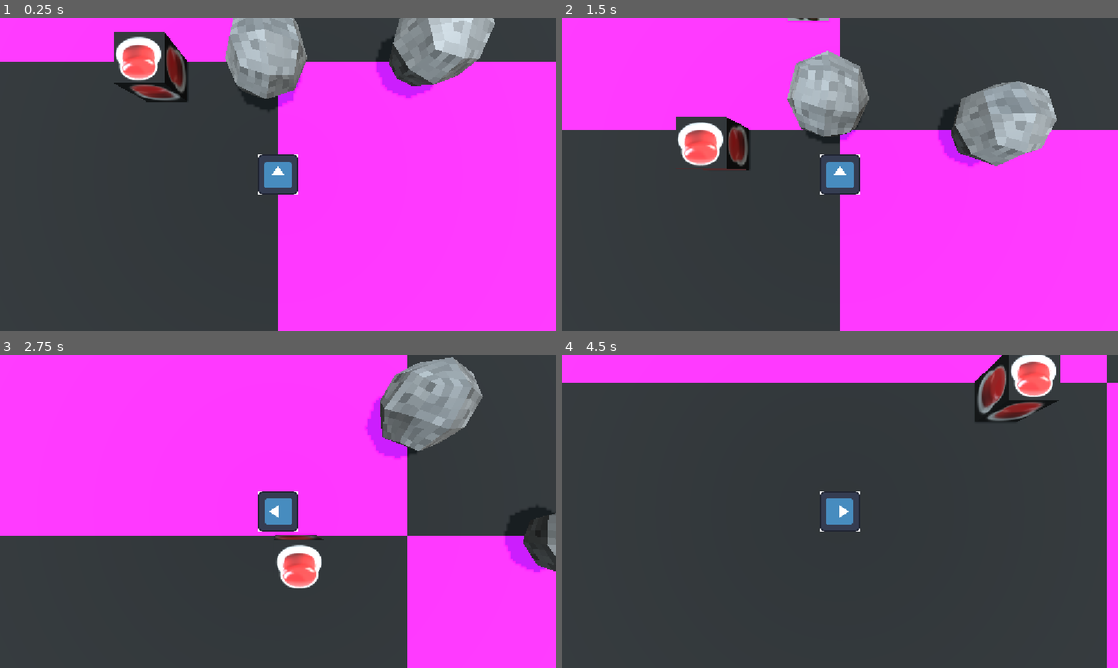
Above: before the commit, frames 1-4 (two rows, left to right).
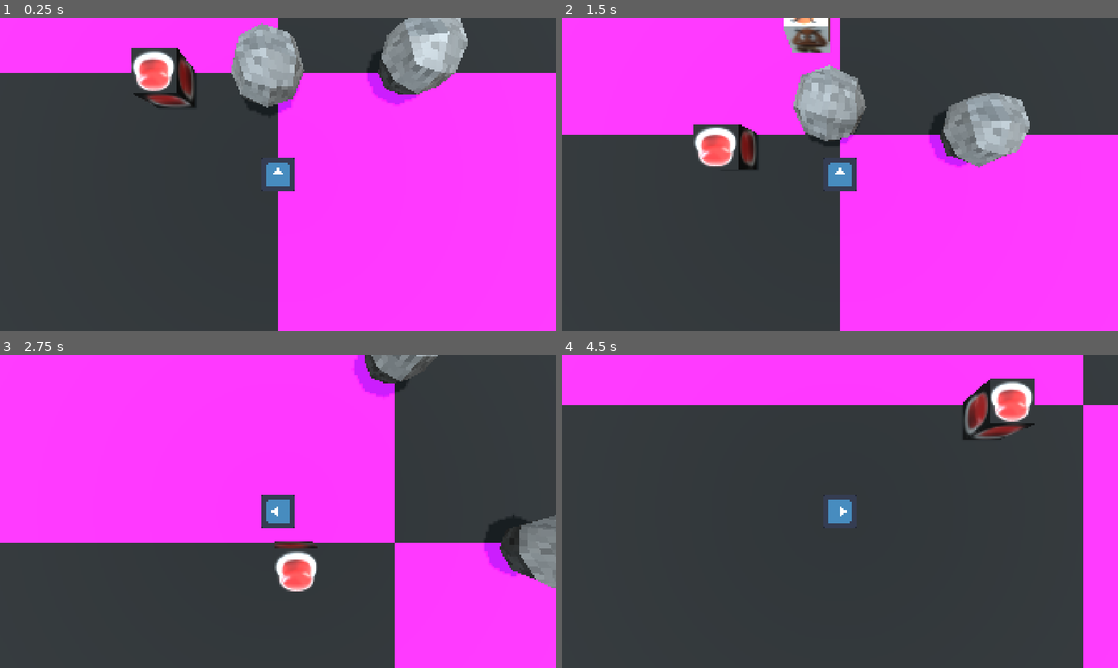
Above: after the commit, the same moments.

Repository: GammaRayTea/project-3-primordial-mass
Game: Godot game, scene res://main.tscn
The game is run twice, just before and just after one commit, with the same random seed, the same clock (stepped at 60 frames per second) and the same inputs. The engine's default icon, where the game draws it, is replaced by a stand-in: a white triangle on a blue panel in a dark square.
Inputs:
- Up to frame 1 (0.25 s): no input
- Up to frame 2 (1.5 s): tap Enter at 0.5 s; hold W (move_up) from 0.53 s (still down); tap E (interact) at 0.6, 1.35 s
- Up to frame 3 (2.75 s): release W (move_up) at 2.03 s; hold A (move_left) from 2.03 s (still down); tap E (interact) at 2.1 s
- Up to frame 4 (4.5 s): tap E (interact) at 2.85, 3.6, 4.35 s; release A (move_left) at 3.53 s; hold S (move_down) 3.53-4.28 s; hold D (move_right) from 4.28 s (still down)

The runs differ from the first frame. In frame 1, 10% of the frame differs, in the area x 0-100%, y 0-57%; in frame 2, 9.2%; in frame 3, 12%; in frame 4, 13%, in the area x 0-100%, y 0-100%.

Commit message:
removed events, started item pickup implementation

Diff:
--- a/game/behaviours/events/base_event.gd
+++ /dev/null
@@ -1,28 +0,0 @@
-@tool
-@abstract class_name Event extends Node
-signal finished
-
-func _get_configuration_warnings() -> PackedStringArray:
-	var warnings  = PackedStringArray()
-	if finished.get_connections().size() <0:
-		warnings.append("Event doesn't emit finished. Enemy will stall when starting it's execution")
-	var properties: = get_property_list()
-
-	for p in properties:
-		if p["class_name"] !="":
-			if get(p["name"]) == null:
-				warnings.append("Property %s has no value"%p["name"])
-
-	return warnings
-
-
-func _init():
-	notify_property_list_changed()
-
-func _validate_property(property):
-	if property.usage  & PROPERTY_USAGE_SCRIPT_VARIABLE:
-		update_configuration_warnings()
-
-
-
-@abstract func execute() -> void
--- a/game/behaviours/events/free.gd
+++ /dev/null
@@ -1,7 +0,0 @@
-@tool
-class_name FreeEvent extends Event
-
-@export var target:Node
-
-func execute() -> void:
-	target.queue_free()
--- a/game/enemies/enemy_base/base_enemy.gd
+++ b/game/enemies/enemy_base/base_enemy.gd
@@ -1,12 +1,12 @@
 @tool
 class_name Enemy extends CharacterBody3D
-
+##Enemy base class. Extend to define custom Events.
 @export_category("Attributes")
 @export var health:float = 100.0:
 	set(value):
 		health = value
 		if health <= 0.0:
-			die()
+			_die()
 
 @export_category("Components")
 @export var animation_tree:AnimationTree:
@@ -20,13 +20,10 @@
 		state_machine = value
 		update_configuration_warnings()
 
-@export_category("Events")
-@export var events_on_hurt: Array[Event] = []
-@export var events_on_hit: Array[Event] = []
-@export var events_on_death: Array[Event] = []
+
 
 signal enemy_died
-signal enemy_hit
+signal enemy_hurt
 
 
 func _get_configuration_warnings() -> PackedStringArray:
@@ -46,26 +43,17 @@
 		state_machine._update(_delta)
 
 
-func get_hit(damage:float):
-	health-=damage
-	execute_events(events_on_hurt)
-	enemy_hit.emit()
-	print("damage ", damage, " health ", health)
+##Called when the enemy gets hit
+func _get_hit(source:HitBox):
+	health-=source.damage
+	enemy_hurt.emit()
 
-func die() -> void:
-	await execute_events(events_on_death)
+##Called when the enemy dies
+func _die() -> void:
 	enemy_died.emit()
-	queue_free()
+
 
 
 func _on_hurt_box_area_entered(area: Area3D) -> void:
 	if area is HitBox and area.get_parent() != self:
-
-		get_hit(area.damage)
-
-
-func execute_events(events:Array[Event])->void:
-	for event in events:
-		if event is Event:
-			event.execute()
-			await event.finished
+		_get_hit(area)
--- a/game/enemies/enemy_base/base_enemy.tscn
+++ b/game/enemies/enemy_base/base_enemy.tscn
@@ -1,7 +1,7 @@
 [gd_scene format=3 uid="uid://bnqdgg1ropvye"]
 
 [ext_resource type="Script" uid="uid://dbjo18fpf8hus" path="res://game/enemies/enemy_base/base_enemy.gd" id="1_p4vjo"]
-[ext_resource type="Script" uid="uid://d10lffcbhtmrp" path="res://game/behaviours/state_machine/state_machine.gd" id="2_uxsc4"]
+[ext_resource type="Script" uid="uid://d10lffcbhtmrp" path="res://game/state_machine/state_machine.gd" id="2_uxsc4"]
 [ext_resource type="Script" uid="uid://b3nhgfvthi5qc" path="res://game/interaction_boxes/hit_box.gd" id="3_ypcvc"]
 [ext_resource type="Script" uid="uid://daou788t0evlx" path="res://game/interaction_boxes/hurt_box.gd" id="4_yixaj"]
 
@@ -25,8 +25,6 @@
 [node name="StateMachine" type="Node" parent="." unique_id=751087973]
 script = ExtResource("2_uxsc4")
 metadata/_custom_type_script = "uid://d10lffcbhtmrp"
-
-[node name="Events" type="Node" parent="." unique_id=1440544615]
 
 [node name="AnimationPlayer" type="AnimationPlayer" parent="." unique_id=67901383]
 root_node = NodePath("../AnimationTree")
--- /dev/null
+++ b/game/enemies/test_enemy/test_enemy.gd
@@ -0,0 +1,12 @@
+@tool
+extends Enemy
+
+
+#Called when the enemy gets hit. [code]super()[/code] subtracts health and emits [code]enemy_hurt[/code].
+func _get_hit(source:HitBox):
+	super(source)
+
+#Called when the enemy dies. [code]super()[/code] emits [code]enemy_died[/code].
+func _die() -> void:
+	super()
+	queue_free()
--- a/game/enemies/test_enemy/test_enemy.tscn
+++ b/game/enemies/test_enemy/test_enemy.tscn
@@ -1,10 +1,10 @@
 [gd_scene format=3 uid="uid://c0i63nfvpi543"]
 
 [ext_resource type="PackedScene" uid="uid://bnqdgg1ropvye" path="res://game/enemies/enemy_base/base_enemy.tscn" id="1_d0a55"]
-[ext_resource type="Script" uid="uid://bi8u06c53mn68" path="res://game/behaviours/state_machine/states/walk_forward.gd" id="2_sn51l"]
-[ext_resource type="Script" uid="uid://cv8ndqtg5slh6" path="res://game/behaviours/state_machine/states/wait.gd" id="3_7ldnf"]
+[ext_resource type="Script" uid="uid://bi8u06c53mn68" path="res://game/state_machine/states/walk_forward.gd" id="2_sn51l"]
+[ext_resource type="Script" uid="uid://b3xlgw8t463kt" path="res://game/enemies/test_enemy/test_enemy.gd" id="2_v0kwb"]
+[ext_resource type="Script" uid="uid://cv8ndqtg5slh6" path="res://game/state_machine/states/wait.gd" id="3_7ldnf"]
 [ext_resource type="Texture2D" uid="uid://cocr5d27l2mx3" path="res://assets/enemies/test_enemy/657-6574748_mario-goomba-clipart-mario-bros-2372846964.jpg" id="3_oqc07"]
-[ext_resource type="Script" uid="uid://cxmt2fl7nvfju" path="res://game/behaviours/events/free.gd" id="4_v0kwb"]
 
 [sub_resource type="BoxShape3D" id="BoxShape3D_7ldnf"]
 
@@ -16,34 +16,31 @@
 material = SubResource("StandardMaterial3D_kpvxy")
 
 [node name="TestEnemy" unique_id=2048773448 instance=ExtResource("1_d0a55")]
-health = 30.0
+script = ExtResource("2_v0kwb")
+health = 40.0
 
 [node name="WorldCollider" parent="." index="0" unique_id=1421813303]
 shape = SubResource("BoxShape3D_7ldnf")
 
 [node name="StateMachine" parent="." index="1" unique_id=751087973 node_paths=PackedStringArray("initial_state")]
-initial_state = NodePath("WalkForwardState")
+initial_state = NodePath("WaitState")
 
-[node name="WalkForwardState" type="Node" parent="StateMachine" index="0" unique_id=400175986 node_paths=PackedStringArray("target", "next_state")]
+[node name="WaitState" type="Node" parent="StateMachine" index="0" unique_id=861100265 node_paths=PackedStringArray("next_state")]
+script = ExtResource("3_7ldnf")
+next_state = NodePath("../WalkForwardState")
+
+[node name="WalkForwardState" type="Node" parent="StateMachine" index="1" unique_id=400175986 node_paths=PackedStringArray("target", "next_state")]
 script = ExtResource("2_sn51l")
 target = NodePath("../..")
 next_state = NodePath("../WaitState")
 
-[node name="WaitState" type="Node" parent="StateMachine" index="1" unique_id=861100265 node_paths=PackedStringArray("next_state")]
-script = ExtResource("3_7ldnf")
-next_state = NodePath("../WalkForwardState")
-
-[node name="FreeEvent" type="Node" parent="Events" parent_id_path=PackedInt32Array(1440544615) index="0" unique_id=805446347 node_paths=PackedStringArray("target")]
-script = ExtResource("4_v0kwb")
-target = NodePath("../..")
-
 [node name="MeshInstance3D" type="MeshInstance3D" parent="Visuals" parent_id_path=PackedInt32Array(33426455) index="0" unique_id=491776649]
 mesh = SubResource("BoxMesh_kpvxy")
 
-[node name="HitBox" parent="." index="6" unique_id=565674913]
+[node name="HitBox" parent="." index="5" unique_id=565674913]
 collision_mask = 6
 
-[node name="HurtBox" parent="." index="7" unique_id=158402479]
+[node name="HurtBox" parent="." index="6" unique_id=158402479]
 collision_mask = 24
 
 [connection signal="area_entered" from="HurtBox" to="." method="_on_hurt_box_area_entered"]
--- a/game/interactables/control_elements/control_element.gd
+++ b/game/interactables/control_elements/control_element.gd
@@ -1,4 +1,4 @@
-@abstract class_name ControlInteractable extends Node3D
+@abstract class_name ControlInteractable extends Interactable
 ##Extend this to make a control interactable like a switch or button
 @export var indicator:Node3D
 
@@ -21,7 +21,10 @@
 func _init() -> void:
 	update_configuration_warnings()
 
+func hover_start()-> void:
+	indicator.show()
 
-
+func hover_end()-> void:
+	indicator.hide()
 @abstract func activate() -> void
 @abstract func deactivate() -> void
--- /dev/null
+++ b/game/interactables/interactable.gd
@@ -0,0 +1,5 @@
+@abstract class_name Interactable extends Node3D
+
+
+@abstract func hover_start()-> void
+@abstract func hover_end()-> void
--- /dev/null
+++ b/game/items/base_item.gd
@@ -0,0 +1,10 @@
+@tool
+class_name Item extends Resource
+
+@export var icon:ImageTexture
+@export var scene_path:String
+func _setup() -> void:
+	var scene = load(scene_path)
+
+func _init() -> void:
+	resource_path
--- /dev/null
+++ b/game/items/item_pickup.gd
@@ -0,0 +1,13 @@
+class_name ItemPickup extends Interactable
+
+@export var item:Item
+
+func _init(_item:Item) -> void:
+	if !item:
+		item = _item
+
+func hover_start()-> void:
+	pass
+
+func hover_end()-> void:
+	pass
--- /dev/null
+++ b/game/items/item_pickup.tscn
@@ -0,0 +1,19 @@
+[gd_scene format=3 uid="uid://d1eat01tfti8m"]
+
+[ext_resource type="Script" uid="uid://dfrm5n82bb18g" path="res://game/items/item_pickup.gd" id="1_7oju0"]
+[ext_resource type="Script" uid="uid://cuon1d6qjf5qt" path="res://game/interaction_boxes/interaction_box.gd" id="2_kgkq4"]
+
+[sub_resource type="BoxShape3D" id="BoxShape3D_kpvxy"]
+
+[node name="Pickup" type="Node3D" unique_id=1440371517]
+script = ExtResource("1_7oju0")
+
+[node name="InteractionBox" type="Area3D" parent="." unique_id=1347584656 node_paths=PackedStringArray("target")]
+collision_layer = 32
+collision_mask = 32
+script = ExtResource("2_kgkq4")
+target = NodePath("..")
+metadata/_custom_type_script = "uid://cuon1d6qjf5qt"
+
+[node name="CollisionShape3D" type="CollisionShape3D" parent="InteractionBox" unique_id=1188137458]
+shape = SubResource("BoxShape3D_kpvxy")
--- /dev/null
+++ b/game/items/test_item/test_item.tres
@@ -0,0 +1,7 @@
+[gd_resource type="Resource" script_class="Item" format=3 uid="uid://v4paov7648c6"]
+
+[ext_resource type="Script" uid="uid://doiwbi1htkobk" path="res://game/items/base_item.gd" id="1_t5466"]
+
+[resource]
+script = ExtResource("1_t5466")
+metadata/_custom_type_script = "uid://doiwbi1htkobk"
--- a/game/player/player.gd
+++ b/game/player/player.gd
@@ -19,6 +19,7 @@
 
 var control_interaction_target:ControlInteractable
 
+var held_item:Item = null
 
 func _physics_process(_delta: float) -> void:
 	var direction:Vector3 = process_movement_input()
@@ -81,7 +82,7 @@
 	push_target.apply_force(_direction*0.2,Vector3(0,1,0))
 
 
-func on_interactable_box_entered(_area: Area3D) -> void:
+func on_push_box_entered(_area: Area3D) -> void:
 	if _area is InteractionBox:
 		if _area.target is RigidInteractable and push_target == null:
 			push_target = _area.target
@@ -91,7 +92,8 @@
 
 
 
-func on_interactable_box_exited(_area: Area3D) -> void:
+
+func on_push_box_exited(_area: Area3D) -> void:
 	if _area is InteractionBox:
 		if _area.target == push_target:
 			push_target = null
@@ -100,14 +102,14 @@
 
 func on_interaction_box_entered(_area: Area3D) -> void:
 	if _area is InteractionBox:
-		if _area.target is ControlInteractable:
-			_area.target.indicator.show()
+		if _area.target is Interactable:
+			_area.target.hover_start()
 			control_interaction_target = _area.target
 
 
 
 func on_interaction_box_exited(_area: Area3D) -> void:
 	if _area is InteractionBox:
-		if _area.target is ControlInteractable:
-			_area.target.indicator.hide()
+		if _area.target is Interactable:
+			_area.target.hover_end()
 			control_interaction_target = null
--- a/game/player/player.tscn
+++ b/game/player/player.tscn
@@ -23,6 +23,7 @@
 size = Vector3(0.5, 1, 0.28076172)
 
 [sub_resource type="BoxShape3D" id="BoxShape3D_udmuc"]
+size = Vector3(0.7, 1, 0.5)
 
 [sub_resource type="CapsuleShape3D" id="CapsuleShape3D_a4w0n"]
 radius = 0.5439453
@@ -37,7 +38,7 @@
 debug_color = Color(0, 0.6, 0.69803923, 0.89411765)
 
 [node name="Camera3D" type="Camera3D" parent="." unique_id=58882882]
-transform = Transform3D(1, 0, 0, 0, -4.371139e-08, 1, 0, -1, -4.371139e-08, 0, 4, 0)
+transform = Transform3D(1, 0, 0, 0, -4.371139e-08, 1, 0, -1, -4.371139e-08, 0, 4.5, 0)
 
 [node name="RotationPivot" type="Node3D" parent="." unique_id=94707568]
 
@@ -64,9 +65,12 @@
 collision_mask = 32
 
 [node name="CollisionShape3D" type="CollisionShape3D" parent="RotationPivot/InteractionBox" unique_id=671184854]
-transform = Transform3D(1, 0, 0, 0, 1, 0, 0, 0, 1, 0, 0, -0.954497)
+transform = Transform3D(1, 0, 0, 0, 1, 0, 0, 0, 1, 0, 0, -0.76694494)
 shape = SubResource("BoxShape3D_udmuc")
 debug_color = Color(0.6284384, 0.52970546, 0.08941165, 0.41960785)
+
+[node name="ItemAttachPoint" type="Node3D" parent="RotationPivot" unique_id=1815463376]
+transform = Transform3D(1, 0, 0, 0, 1, 0, 0, 0, 1, 0, 0, -0.7304934)
 
 [node name="HurtBox" type="Area3D" parent="." unique_id=711900110]
 collision_layer = 2
@@ -78,7 +82,7 @@
 shape = SubResource("CapsuleShape3D_a4w0n")
 debug_color = Color(0.93590873, 0.24546155, 0.17528254, 0.41960785)
 
-[connection signal="area_entered" from="RotationPivot/PushBox" to="." method="on_interactable_box_entered"]
-[connection signal="area_exited" from="RotationPivot/PushBox" to="." method="on_interactable_box_exited"]
+[connection signal="area_entered" from="RotationPivot/PushBox" to="." method="on_push_box_entered"]
+[connection signal="area_exited" from="RotationPivot/PushBox" to="." method="on_push_box_exited"]
 [connection signal="area_entered" from="RotationPivot/InteractionBox" to="." method="on_interaction_box_entered"]
 [connection signal="area_exited" from="RotationPivot/InteractionBox" to="." method="on_interaction_box_exited"]
--- a/game/behaviours/state_machine/state_machine.gd
+++ b/game/state_machine/state_machine.gd
@@ -47,4 +47,5 @@
 	current_state._start()
 
 func _on_state_finished()->void:
+	current_state._exit()
 	switch_to_state(current_state.next_state)
--- a/game/behaviours/state_machine/states/base_state.gd
+++ b/game/state_machine/states/base_state.gd
@@ -11,8 +11,13 @@
 signal finished
 
 ##Called once when the state is first loaded.
-@abstract func _setup()->void
+@abstract func _setup()->void;
+
 ##Called when the state starts execution.
-@abstract func _start()-> void
+@abstract func _start()-> void;
+
 ##Called every frame by the state machine when this state is active. [code]_delta[/code] is delta physics frame time.
-@abstract func _execute(_delta:float) -> void
+@abstract func _execute(_delta:float) -> void;
+
+##Called when a state is exited.
+@abstract func _exit() -> void;
--- a/game/behaviours/state_machine/states/timed_state.gd
+++ b/game/state_machine/states/timed_state.gd
@@ -12,9 +12,6 @@
 		else:
 			time = value
 
-func _setup()->void:
-	pass
+
 func _start()-> void:
 	get_tree().create_timer(time).timeout.connect(finished.emit)
-func _execute(_delta:float) -> void:
-	pass
--- a/game/behaviours/state_machine/states/wait.gd
+++ b/game/state_machine/states/wait.gd
@@ -1,3 +1,12 @@
 @tool
 class_name WaitState extends TimedState
 ##Literally the same as TimedState, use this for clearer naming.
+
+func _setup()->void:
+	pass
+
+func _execute(_delta:float) -> void:
+	pass
+
+func _exit() -> void:
+	pass
--- a/game/behaviours/state_machine/states/walk_forward.gd
+++ b/game/state_machine/states/walk_forward.gd
@@ -3,11 +3,16 @@
 ##Moves [param target] in direction [code]Vector3.FORWARD = Vector3(0,0,1)[/code] by [param speed] every frame.
 
 ##Target to move.
-@export var target:Node3D
+@export var target:CharacterBody3D
 ##Speed of movement.
 @export var speed:float = 1.0
 
 
-
+func _setup()->void:
+	pass
 func _execute(_delta:float) -> void:
 	target.position += Vector3.FORWARD * speed*_delta
+
+
+func _exit() -> void:
+	pass
--- a/project.godot
+++ b/project.godot
@@ -17,6 +17,8 @@
 
 [display]
 
+window/size/viewport_width=1920
+window/size/viewport_height=1080
 window/stretch/mode="canvas_items"
 window/stretch/aspect="expand"
 
@@ -26,12 +28,13 @@
 "res://assets/enemies/": "red",
 "res://assets/interactables/": "orange",
 "res://assets/player/": "teal",
-"res://game/behaviours/": "purple",
 "res://game/enemies/": "red",
 "res://game/environment/": "blue",
 "res://game/interactables/": "orange",
 "res://game/interaction_boxes/": "green",
-"res://game/player/": "teal"
+"res://game/items/": "yellow",
+"res://game/player/": "teal",
+"res://game/state_machine/": "purple"
 }
 
 [input]
--- /dev/null
+++ b/script_templates/Enemy/enemy_template.gd
@@ -0,0 +1,13 @@
+@tool
+extends Enemy
+
+
+#Called when the enemy gets hit. [code]super()[/code] emits [code]enemy_hurt[/code].
+func _get_hit(source:HitBox):
+	super(source)
+	health-= source.damage
+
+#Called when the enemy dies. [code]super()[/code] emits [code]enemy_died[/code].
+func _die() -> void:
+	super()
+	queue_free() #delete enemy
--- /dev/null
+++ b/script_templates/Interactable/interactable_template.gd
@@ -0,0 +1,8 @@
+extends Interactable
+
+
+func hover_start()-> void:
+	pass
+
+func hover_end()-> void:
+	pass
Not shown, removed: game/behaviours/events/base_event.gd.uid
Not shown, removed: game/behaviours/events/free.gd.uid
Not shown, added: game/enemies/test_enemy/test_enemy.gd.uid
Not shown, added: game/interactables/interactable.gd.uid
Not shown, added: game/items/base_item.gd.uid
Not shown, added: game/items/item_pickup.gd.uid
Renamed: game/behaviours/state_machine/state_machine.gd.uid -> game/state_machine/state_machine.gd.uid
Renamed: game/behaviours/state_machine/states/base_state.gd.uid -> game/state_machine/states/base_state.gd.uid
Renamed: game/behaviours/state_machine/states/timed_state.gd.uid -> game/state_machine/states/timed_state.gd.uid
Renamed: game/behaviours/state_machine/states/wait.gd.uid -> game/state_machine/states/wait.gd.uid
Renamed: game/behaviours/state_machine/states/walk_forward.gd.uid -> game/state_machine/states/walk_forward.gd.uid
Not shown, added: script_templates/Enemy/enemy_template.gd.uid
(and 1 more such lines)
